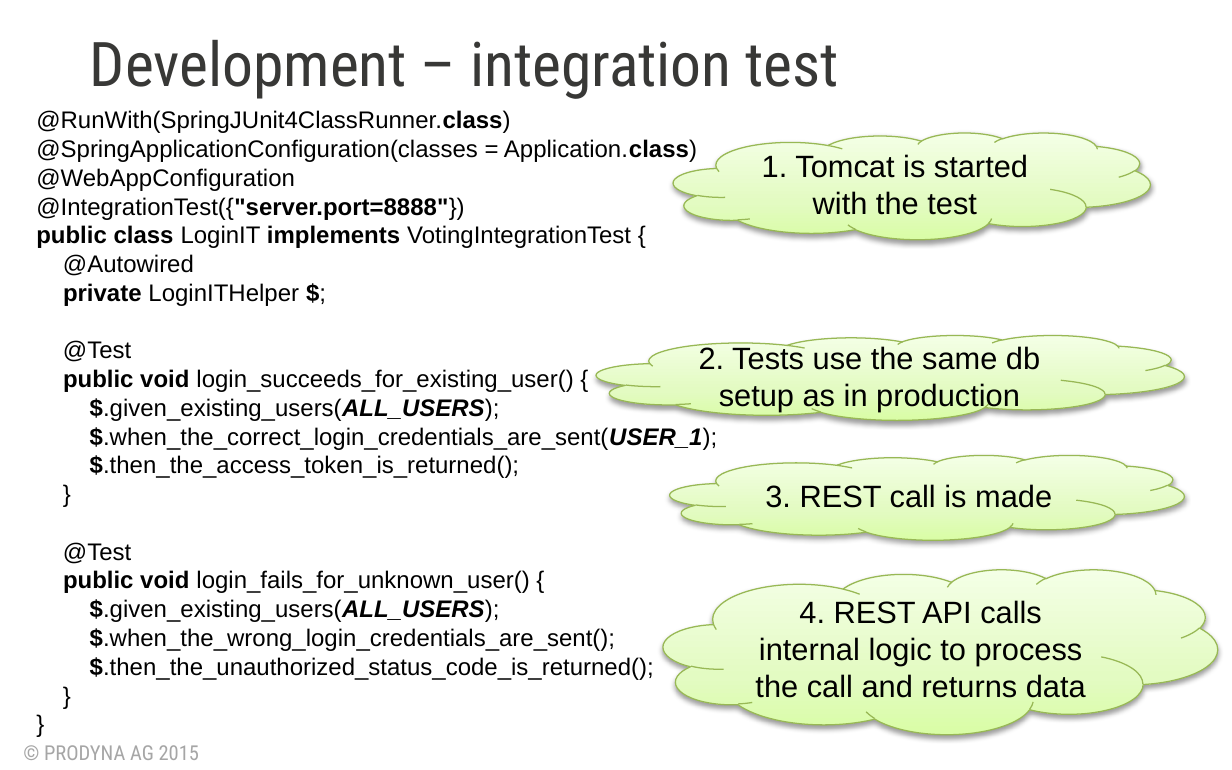
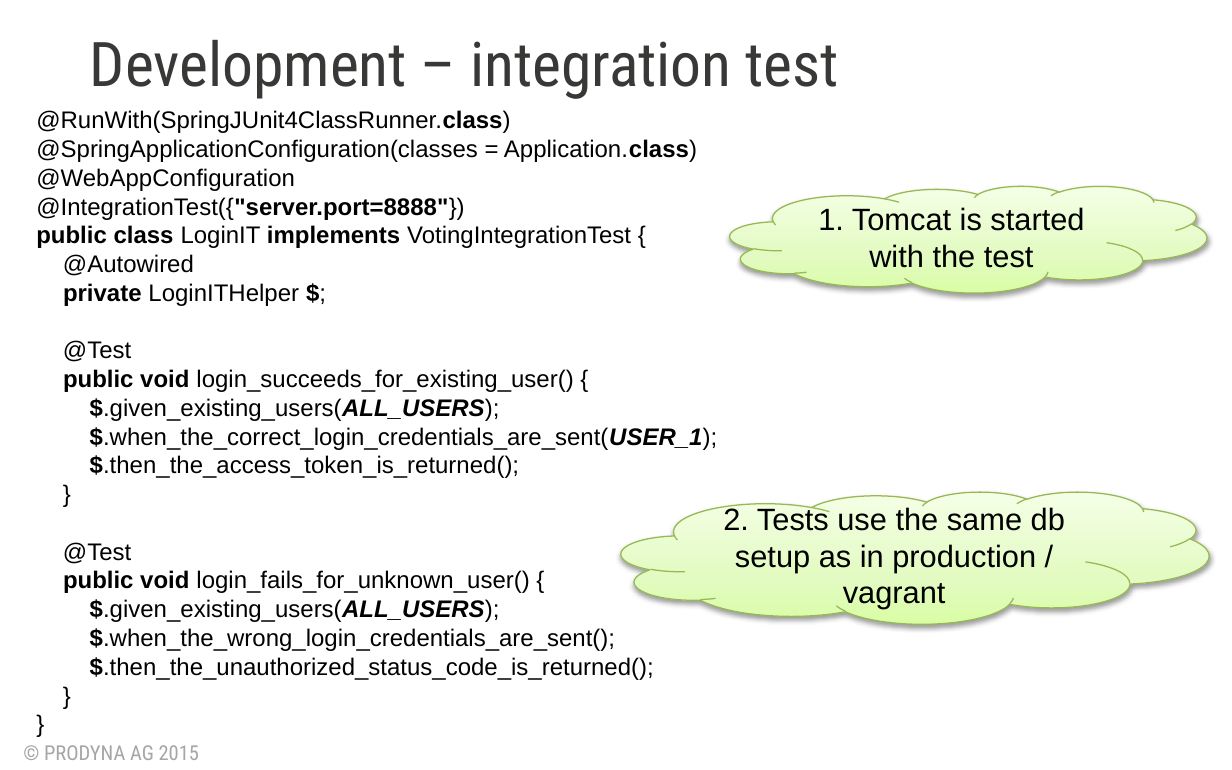
Before and after one commit to BGligorijevic/pac-slides, a slide deck: slide 12 of PAC-final-presentation.pptx (slide 11 before the commit). Drawn at 1232x770 pixels with LibreOffice and Linux fonts; fonts in the diff are those of the drawing; background and template pictures are left out. Boxes give left, top, right and bottom in pixels: in the first picture for what was removed or moved away, otherwise in the second. Text is boxed around its words. In the diff, an @@ line names an element or a change of style, - is before the commit and + after.

```diff
--- a/PAC-final-presentation.pptx
+++ b/PAC-final-presentation.pptx
@@ cloud "1. Tomcat is started with ...": place and size @@
-cloud "1. Tomcat is started with ..." at [674, 133, 1151, 240]
+cloud "1. Tomcat is started with ..." at [731, 186, 1207, 293]
@@ cloud removed at [670, 455, 1184, 540] @@
-3. REST call is made
@@ cloud "2. Tests use the same ...": place and size @@
-cloud "2. Tests use the same ..." at [596, 335, 1184, 420]
+cloud "2. Tests use the same ..." at [621, 492, 1209, 623]
@@ text in cloud at [723, 505, 1065, 609]: text changed @@
-2. Tests use the same db setup as in production
+2. Tests use the same db setup as in production / vagrant
@@ cloud removed at [663, 569, 1217, 734] @@
-4. REST API calls internal logic to process the call and returns data
```
Also in this commit, not shown: 8 other slides changed, 2 slides added, 1 slide removed.
